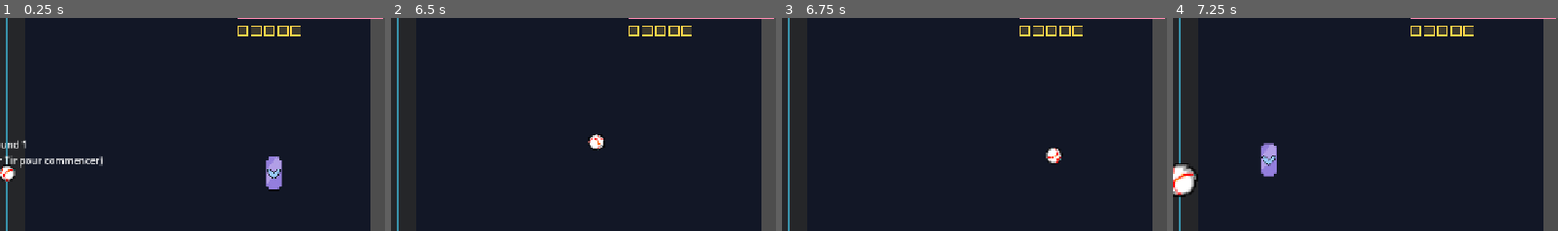
Above: before the commit, frames 1-4 (left to right).
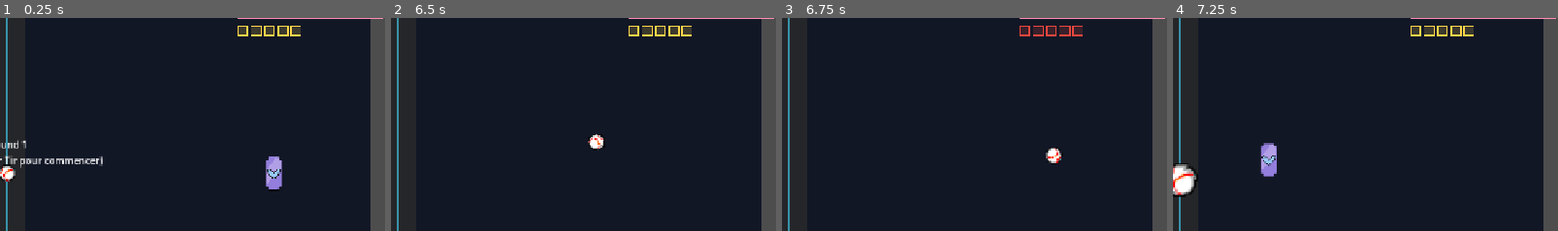
Above: after the commit, the same moments.

Repository: Shakkam/seek_destroy_reflect
Game: Godot game, scene res://scenes/MatchArena.tscn
The game is run twice, just before and just after one commit, with the same random seed, the same clock (stepped at 60 frames per second) and the same inputs. This scene is started directly instead of the project's main scene.
Inputs (mouse positions are % of the whole screen's width and height, from its top left):
- Up to frame 1 (0.25 s): no input
- Up to frame 2 (6.5 s): tap Enter at 0.5, 2 s; move the mouse to (72, 45) at 0.52 s; hold Right 0.53-1.25 s; hold K 0.53-1.25 s; click (72, 45) at 0.67 s; tap Space at 0.77, 1.25, 2.75, 3.77 s; drag from (30, 56) to (45, 71) at 1.27 s; move the mouse to (60, 28) at 2.02 s; hold Right 2.03-2.75 s; hold T 2.03-2.75 s; drag from (45, 71) to (19, 35) at 2.77 s; move the mouse to (80, 66) at 3.52 s; hold Left 3.53-4.25 s; hold U 3.53-4.25 s; drag from (19, 35) to (35, 25) at 4.27 s; move the mouse to (55, 51) at 5.02 s; hold Down 5.03-5.75 s; hold Q 5.03-5.75 s; click (55, 51) at 5.17 s; drag from (35, 25) to (30, 56) at 5.77 s
- Up to frame 3 (6.75 s): move the mouse to (72, 45) at 6.52 s; hold Up from 6.53 s (still down); hold Keypad Enter from 6.53 s (still down)
- Up to frame 4 (7.25 s): keep holding Up; keep holding Keypad Enter; tap Space at 6.77 s
The pictures show only the part of the screen within x 49-99%, y 14-64%; the shares and areas given below are measured in that part.

Frames 1-2 are identical in both runs. In frame 3, 0.7% of the frame differs, in the area x 61-79%, y 3-9%; in frame 4, nothing differs.

Commit message:
Ultra: flash the meter red when triggered too early
Ben's playtest via Camil: 'si les blocs jaunes sont bien des ults je
n'arrive pas a les lancer quand je veux' — pressing E before the meter is
full does exactly nothing, silently, which reads as unresponsive rather
than 'not ready yet'. New ShipNode.ultra_denied signal fires on that
early press; MatchArenaNode wires it to UltraMeterNode.flash_denied(), a
brief red decaying-sine shake so the press is visibly acknowledged.

Co-Authored-By: Claude Sonnet 5 <noreply@anthropic.com>

Diff:
--- a/godot_project/nodes/match_arena_node.gd
+++ b/godot_project/nodes/match_arena_node.gd
@@ -200,6 +200,8 @@
 	ship_2.gauge_filled.connect(_on_gauge_filled.bind(ship_2))
 	ship_1.ultra_triggered.connect(_on_ultra_triggered.bind(ship_1))
 	ship_2.ultra_triggered.connect(_on_ultra_triggered.bind(ship_2))
+	ship_1.ultra_denied.connect(p1_ultra_meter.flash_denied)
+	ship_2.ultra_denied.connect(p2_ultra_meter.flash_denied)
 
 	_update_round_label()
 	_begin_round_ready_gate()
--- a/godot_project/nodes/ship_node.gd
+++ b/godot_project/nodes/ship_node.gd
@@ -9,6 +9,7 @@
 signal charged_weapon_fired(weapon: WeaponData) # 2026-08-09 "tir charge" — released at full charge, MatchArenaNode spawns the weapon's bespoke charged burst instead of a normal shot
 signal gauge_filled(amount: float)
 signal ultra_triggered # 2026-08-13 "systeme des 5 balles" — meter's full and the player triggered it; MatchArenaNode ( …(238 unchanged characters)…
+signal ultra_denied # 2026-08-31 (Ben's playtest via Camil) — the ultra key was pressed but the meter isn't full yet; MatchArenaNode flashes that ship's UltraMeterNode so the press reads as acknowledged instead of silently ignored.
 
 @export var player_index: int = 1 # 1 or 2 — selects which local input scheme to read
 @export var side: int = 0 # 0 = left half, 1 = right half
@@ -711,9 +712,12 @@
 ## can never fire twice for one press even if a listener is slow/absent.
 func _process_ultra_trigger() -> void:
 	var pressed := _read_ultra_pressed()
-	if pressed and not _ultra_prev and weapon_state.ultra_ready():
-		weapon_state = weapon_state.with_ultra_consumed()
-		ultra_triggered.emit()
+	if pressed and not _ultra_prev:
+		if weapon_state.ultra_ready():
+			weapon_state = weapon_state.with_ultra_consumed()
+			ultra_triggered.emit()
+		else:
+			ultra_denied.emit()
 	_ultra_prev = pressed
 
 ## Dedicated inputs, separate from movement keys (Story 1.4 AC: movement
--- a/godot_project/nodes/ultra_meter_node.gd
+++ b/godot_project/nodes/ultra_meter_node.gd
@@ -23,12 +23,37 @@
 			pips = value
 			queue_redraw()
 
+# Bug report (Ben's playtest via Camil, 2026-08-31: "si les blocs jaunes
+# sont bien des ults je n'arrive pas a les lancer quand je veux") — pressing
+# the ultra key while the meter isn't full does nothing at all, silently.
+# That's correct (an ultra genuinely can't fire early), but the silence
+# itself reads as "broken/unresponsive". flash_denied() gives the meter a
+# brief red shake so an early press is visibly acknowledged instead of
+# looking ignored — called by MatchArenaNode on ShipNode.ultra_denied.
+const DENY_SHAKE_DURATION := 0.25
+const DENY_COLOR := Color(0.92, 0.28, 0.24, 1)
+var _deny_shake_timer := 0.0
+
+func flash_denied() -> void:
+	_deny_shake_timer = DENY_SHAKE_DURATION
+
+func _process(delta: float) -> void:
+	if _deny_shake_timer <= 0.0:
+		return
+	_deny_shake_timer = maxf(_deny_shake_timer - delta, 0.0)
+	queue_redraw()
+
 func _draw() -> void:
+	var shaking := _deny_shake_timer > 0.0
+	# Decaying sine jitter, not a fixed offset — a shake that just held one
+	# spot for 0.25s would read as a static nudge, not "shaking".
+	var shake_x := sin(_deny_shake_timer * 90.0) * (_deny_shake_timer / DENY_SHAKE_DURATION) * 4.0 if shaking else 0.0
 	for i in max_pips:
-		var pos := Vector2(i * (pip_size + spacing), 0.0)
+		var pos := Vector2(i * (pip_size + spacing) + shake_x, 0.0)
 		var rect := Rect2(pos, Vector2(pip_size, pip_size))
+		var outline_color := DENY_COLOR if shaking else pip_color
 		if i < pips:
-			draw_rect(rect, pip_color, true)
+			draw_rect(rect, outline_color if shaking else pip_color, true)
 		else:
-			draw_rect(rect, Color(pip_color.r, pip_color.g, pip_color.b, 0.18), true)
-		draw_rect(rect, pip_color, false, 2.0)
+			draw_rect(rect, Color(outline_color.r, outline_color.g, outline_color.b, 0.18), true)
+		draw_rect(rect, outline_color, false, 2.0)
